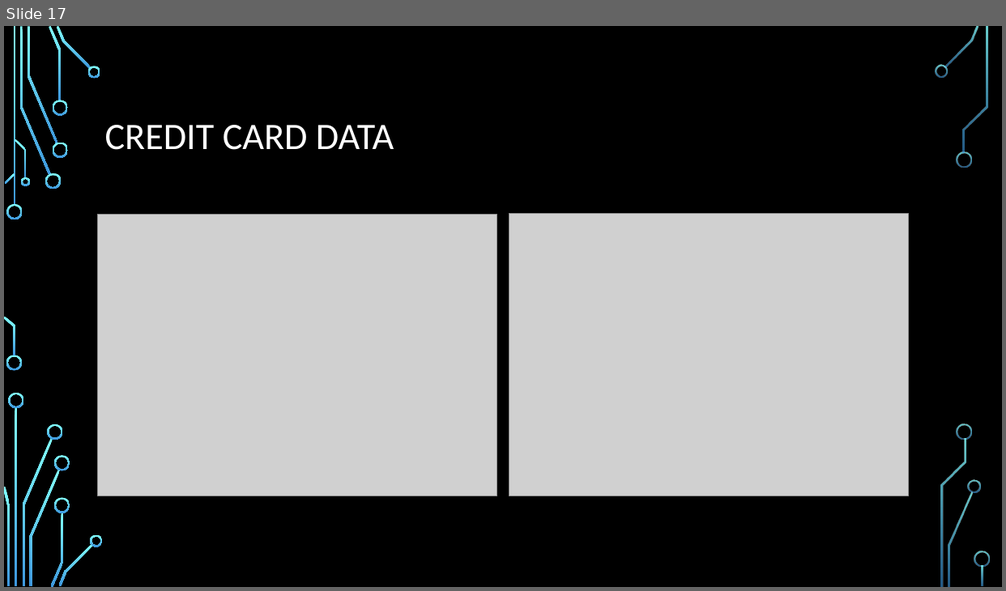
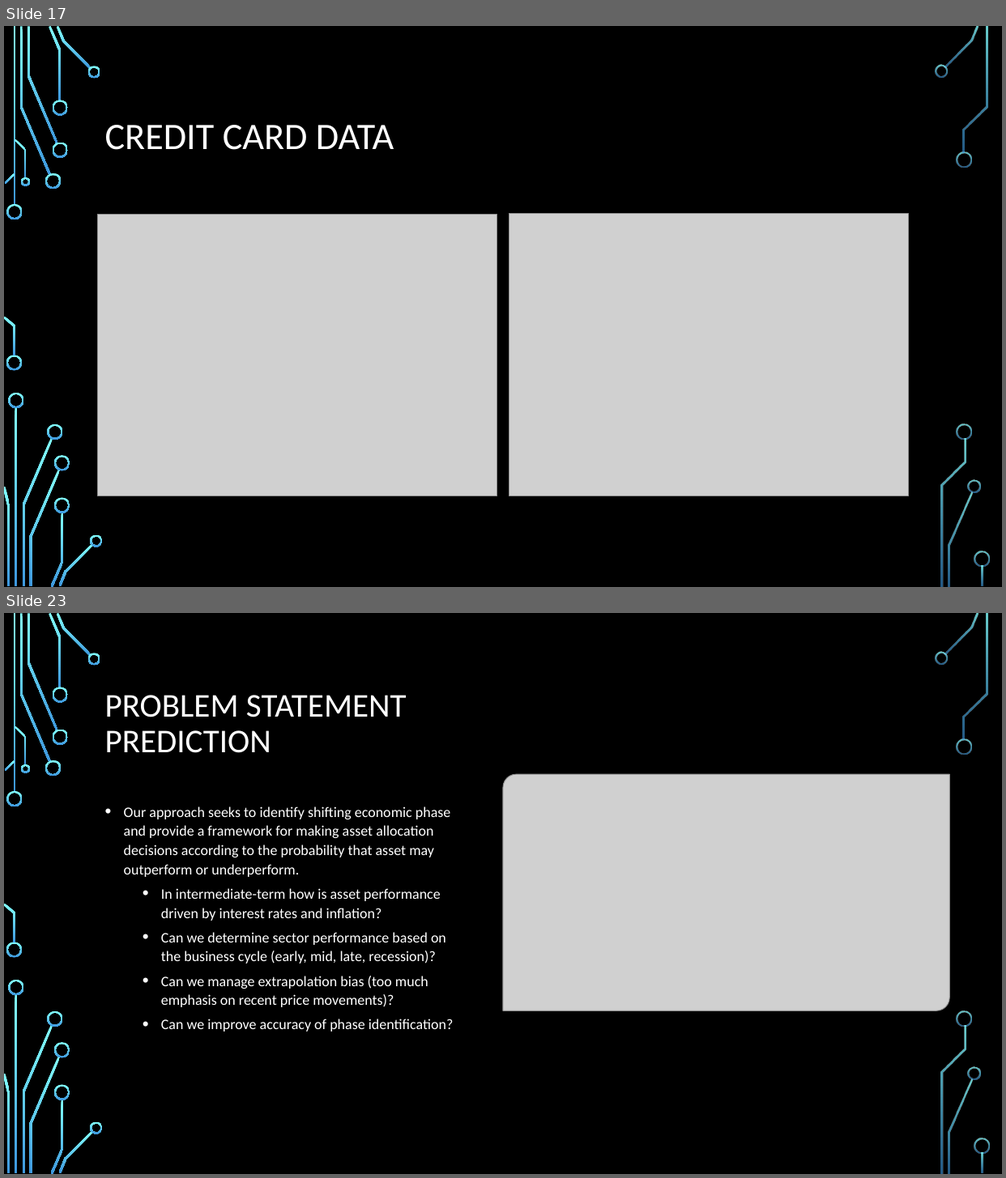
Before and after one commit to shawnmccarthy/anomalydetection, a slide deck: mccarthy-shawn_slides.pptx. Shown one above the other, each under a label of ours: slide 17 before the commit, slides 17 and 23 after it; the slides between them are not shown. The pictures are 1006x591 and 1006x1178 pixels, drawn with LibreOffice and Linux fonts; fonts in the diff are those of the drawing; grey boxes stand for pictures; background and template pictures are left out. Boxes give left, top, right and bottom in pixels: in the first picture for what was removed or moved away, otherwise in the second. Text is boxed around its words. In the diff, an @@ line names an element or a change of style, - is before the commit and + after.

```diff
--- a/mccarthy-shawn_slides.pptx
+++ b/mccarthy-shawn_slides.pptx
@@ slide 23 added at box(4, 613, 1002, 1174), background picture (left out); not listed: 36 template elements that a slide beside it also shows @@
@@ title added at box(105, 695, 407, 753), 32 pt, text #FFFFFF @@
+PROBLEM STATEMENT PREDICTION
@@ picture added at box(503, 775, 950, 1012) @@
@@ text added at box(124, 807, 454, 1032), 14 pt, text #FFFFFF @@
+• Our approach seeks to identify shifting economic phase and provide a framework for making asset allocation decisions according to the probability that asset may outperform or underperform.
+  • In intermediate-term how is asset performance driven by interest rates and inflation?
+  • Can we determine sector performance based on the business cycle (early, mid, late, recession)?
+  • Can we manage extrapolation bias (too much emphasis on recent price movements)?
+  • Can we improve accuracy of phase identification?
```
Also in this commit, not shown: 1 slide changed, 10 other slides added, 1 other file.
